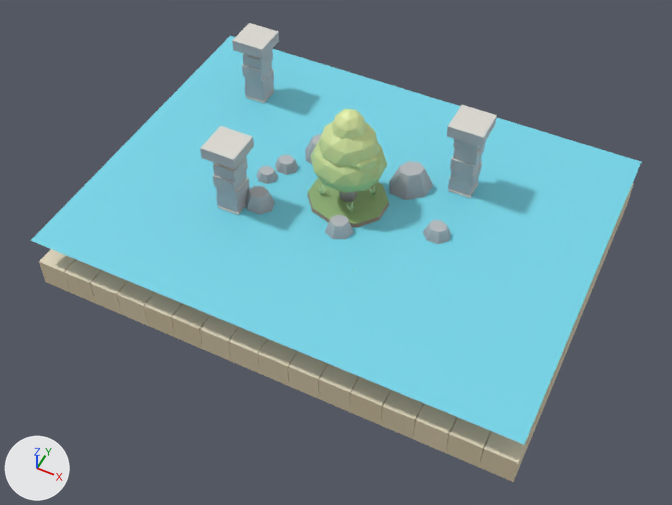
The glTF model eden-project/lago_ruinas.glb as it was, and as the next commit left it.
Camera for both pictures: a 50 mm camera at (9.18, -19.23, 21.27) aimed at (0.4, -1.67, -0.68). Lighting does not change. The marker at lower left points along +X, +Y and +Z. The older version comes first. Vertices at exactly the same position are counted once.

Objects in the first picture: 'Riverbed', 'Rock_NE_Big', 'Ruin_Pillar_NE', 'Ruin_Pillar_NW', 'Ruin_Pillar_SW', 'Soil_Island', 'Tree_Canopy', 'Water_Surface' and 8 more.
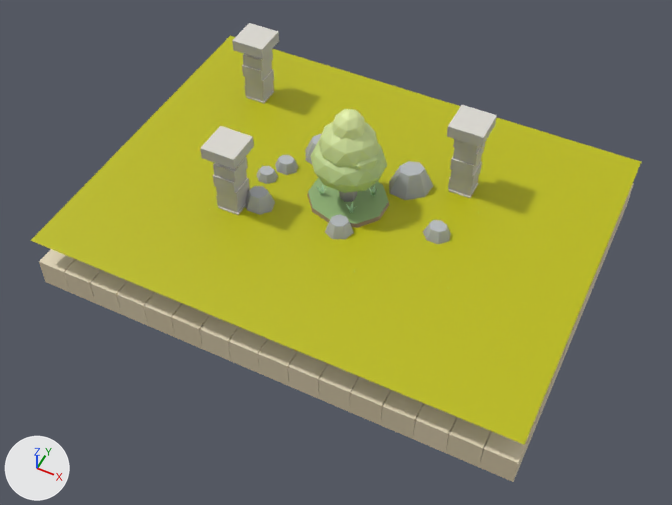
What differs and where, as boxes [x1, y1, x2, y2] in the pictures (672 x 505 px):
part 1 of me_water_surface, recoloured (cyan to yellow): [31, 36, 641, 444] in both

Edits to the bpy script that builds the scene:
```text
Change me_water_surface:
    where me_water_surface.from_pydata(...)  # 625 vertices, 1152 faces; spans x -8.0..8.0, y -6.0..6.0, z 0.0
    used by ob_water_surface; location = (0.0, 0.0, 0.0)
    me_water_surface part 1: 1152 faces centred in x -7.8..7.8, y -5.8..5.8, z 0.0 are repainted in the vertex colours; the middle colour goes from cyan #76d7ea to yellow #bcbc00
```
